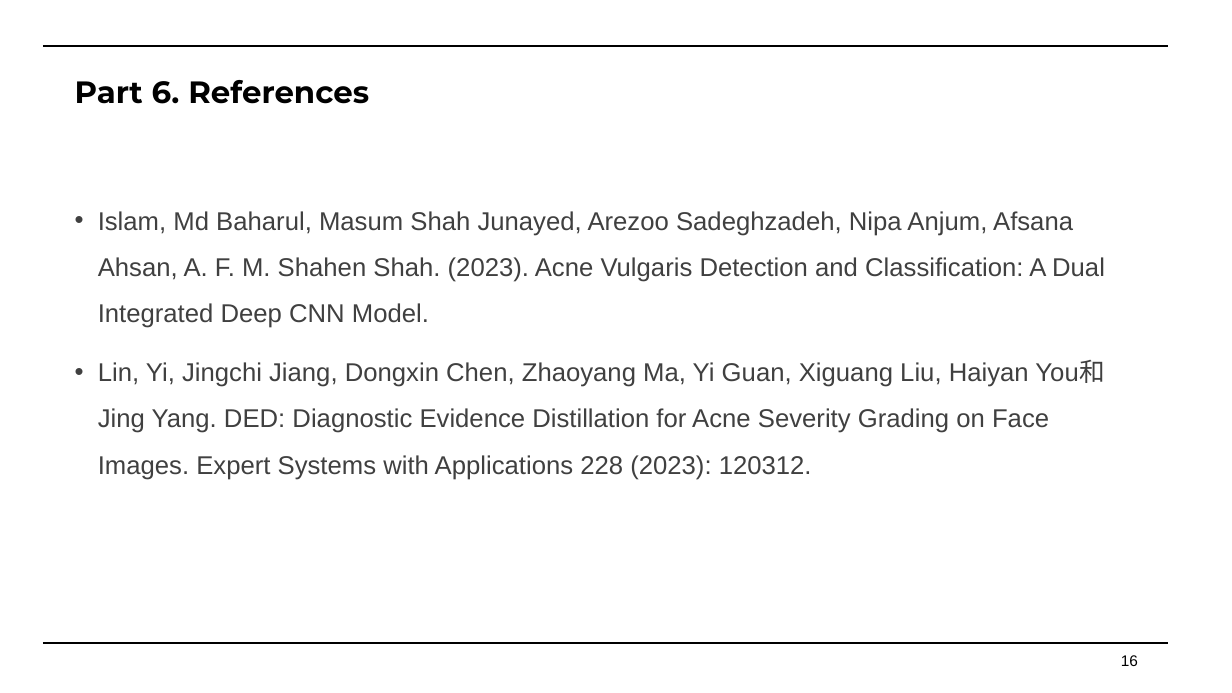
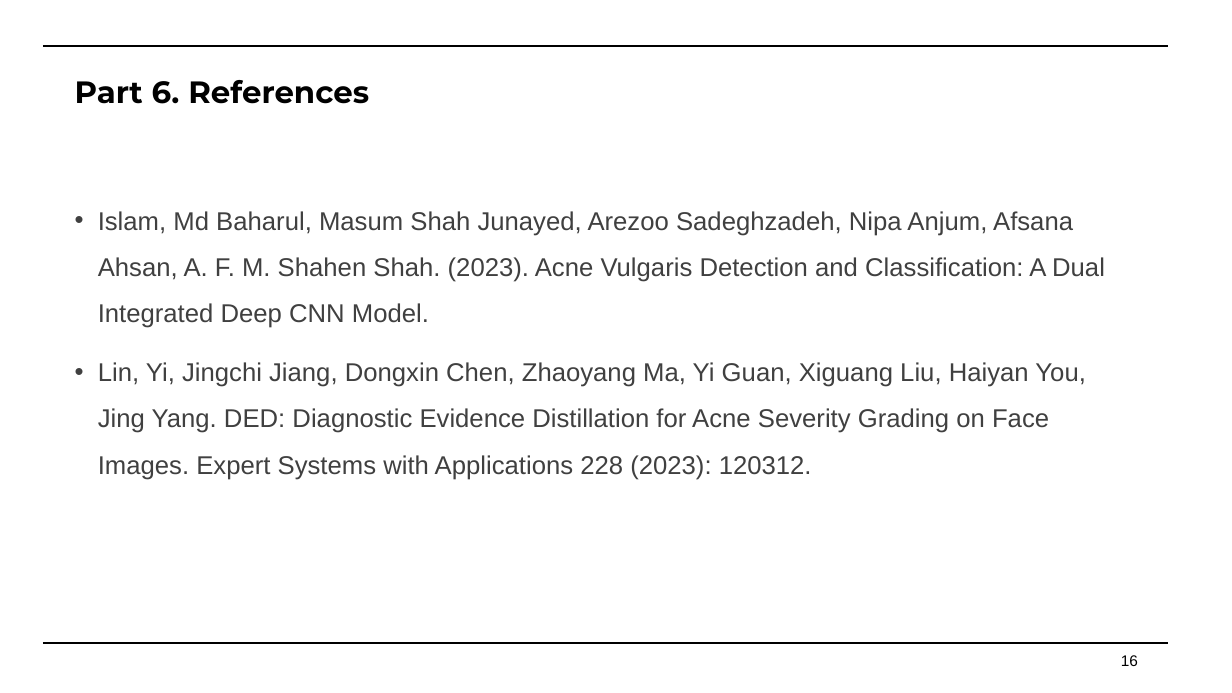
Before and after one commit to Faran-sward/ML-course-project, a slide deck: slide 16 of DOC&PPT/Machine+Learning+Course+Project.pptx. Drawn at 1232x693 pixels with LibreOffice and Linux fonts; fonts in the diff are those of the drawing. Boxes give left, top, right and bottom in pixels: in the first picture for what was removed or moved away, otherwise in the second. Text is boxed around its words. In the diff, an @@ line names an element or a change of style, - is before the commit and + after.

```diff
--- a/DOC&PPT/Machine+Learning+Course+Project.pptx
+++ b/DOC&PPT/Machine+Learning+Course+Project.pptx
@@ text at [98,362,1085,480]: text changed @@
-• Lin, Yi, Jingchi Jiang, Dongxin Chen, Zhaoyang Ma, Yi Guan, Xiguang Liu, Haiyan You和Jing Yang. DED: Diagnostic Evidence Distillation for Acne Severity Grading on Face Images. Expert Systems with Applications 228 (2023): 120312.
+• Lin, Yi, Jingchi Jiang, Dongxin Chen, Zhaoyang Ma, Yi Guan, Xiguang Liu, Haiyan You, Jing Yang. DED: Diagnostic Evidence Distillation for Acne Severity Grading on Face Images. Expert Systems with Applications 228 (2023): 120312.
```
Also in this commit, not shown: 8 other files.
